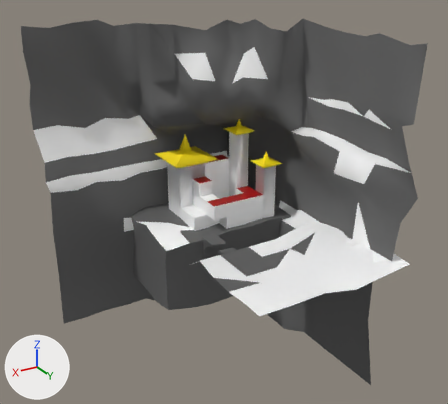
What one commit did to the FBX model Assets/Game Assets/IMPORTS/Levels/Mountain_Corner/Mountain_Corner_environment.fbx.
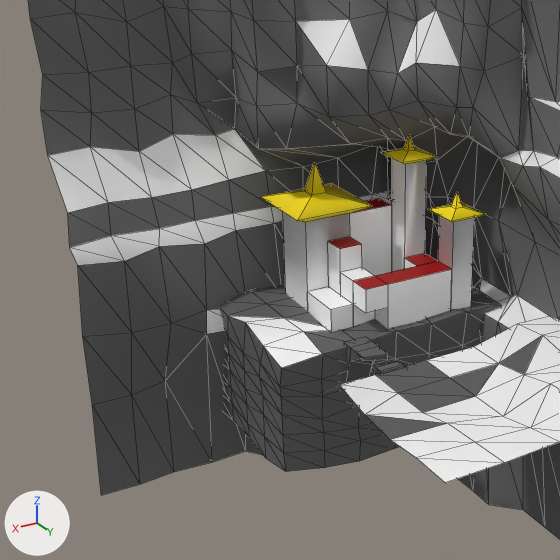
Each version is shown whole from a 50 mm lens placed at (1.92, 3.43, 1.88), pointed at (0.02, 0.25, 0.29), then close up on the part from 1% to 73% of the width and 10% to 89% of the height. Every picture has the same lights, and +X, +Y and +Z are marked at lower left. The close-ups show mesh edges as thin lines. Where no turn or scale is listed for an object, it has been applied to the vertices. Vertices at the same position are counted once.

Names of what the first close-up shows: 'mountaIn_corner_env'.
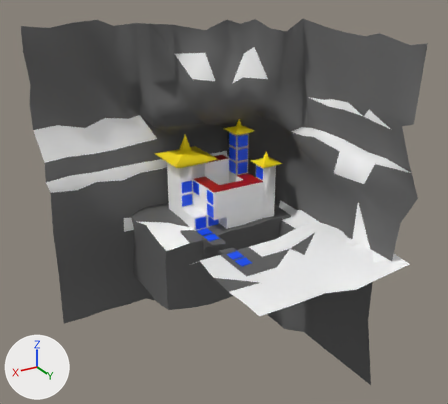
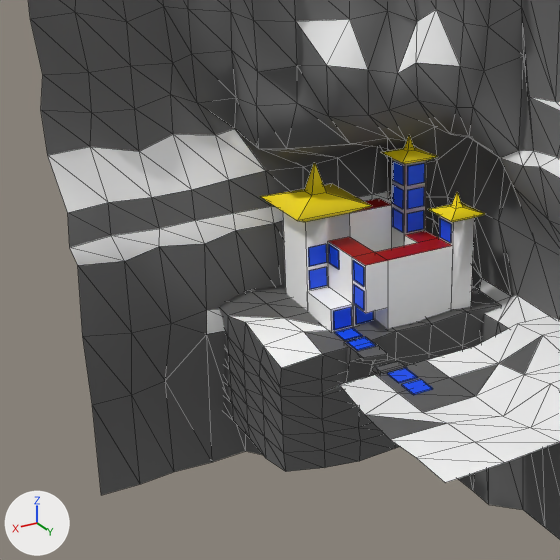
Changed parts and their boxes (x1, y1, x2, y2) in the close-ups (560 x 560 px; the box of a moved part takes in the faces that stretch with it):
'magnet_tile_back', added (blue): after (308, 163, 425, 330)
'magnet_tile_left', added (blue): after (328, 161, 452, 310)
'magnet_tile_up', added (blue): after (335, 328, 433, 395)
part 1 of me_mesh, moved or reshaped: before (328, 237, 452, 329); after (328, 231, 453, 329)

The change, as a diff of the scene's bpy script:
```diff
--- a/Assets/Game Assets/IMPORTS/Levels/Mountain_Corner/Mountain_Corner_environment.fbx.py
+++ b/Assets/Game Assets/IMPORTS/Levels/Mountain_Corner/Mountain_Corner_environment.fbx.py
@@ mat_phong3 @@
+mat_phong3 = principled_material('phong3')
+mat_phong3.base_color = (0.0, 0.0817, 1.0)  # blue #0051ff
+mat_phong3.roughness = 0.553
@@ me_mesh @@
 # used by ob_mountain_corner_env; location = (0.0, 0.0, 0.0)
-me_mesh.from_pydata(...)  # 495 vertices, 745 faces; spans x -0.79..0.96, y -0.73..1.18, z -0.83..1.38
+me_mesh.from_pydata(...)  # 489 vertices, 739 faces; spans x -0.79..0.96, y -0.73..1.18, z -0.83..1.38
+# me_mesh part 1
+# 8 vertices are removed from x -0.1..0.0, y -0.1..0.0, z 0.0..0.3
+# 21 faces are deleted
+# 7 vertices in x -0.4..0.0, y -0.1..0.1, z 0.2 move by (0.0, 0.0, 0.1)
+# 2 vertices are added at (-0.1, 0.0, 0.3), (0.0, 0.0, 0.3)
+# 10 new faces join them, mat_phong4 (white #ffffff)
+# 2 new faces join them, mat_phong5 (yellow #ffe400)
+# 3 new faces join them, mat_phong6 (red #a60000)
 me_mesh.materials.append(mat_phong1)
@@ me_mesh_001 @@
+me_mesh_001.from_pydata(...)  # 56 vertices, 35 faces; spans x -0.39..0.09, y -0.2..0.005, z 0.01..0.59
+me_mesh_001.materials.append(mat_phong3)  # blue #0051ff
@@ me_mesh_002 @@
+me_mesh_002.from_pydata(...)  # 56 vertices, 35 faces; spans x -0.4..0.005, y -0.19..0.09, z 0.11..0.59
+me_mesh_002.materials.append(mat_phong3)  # blue #0051ff
@@ me_mesh_1 @@
+me_mesh_1.from_pydata(...)  # 32 vertices, 20 faces; spans x 0.01..0.09, y 0.01..0.59, z 0.0..0.005
+me_mesh_1.materials.append(mat_phong3)  # blue #0051ff
@@ ob_magnet_tile_back @@
+ob_magnet_tile_back = bpy.data.objects.new('magnet_tile_back', me_mesh_001)
+ob_magnet_tile_back.location = (0.0, 0.0, 0.0)
@@ ob_magnet_tile_left @@
+ob_magnet_tile_left = bpy.data.objects.new('magnet_tile_left', me_mesh_002)
+ob_magnet_tile_left.location = (0.0, 0.0, 0.0)
@@ ob_magnet_tile_up @@
+ob_magnet_tile_up = bpy.data.objects.new('magnet_tile_up', me_mesh_1)
+ob_magnet_tile_up.location = (0.0, 0.0, 0.0)
```
